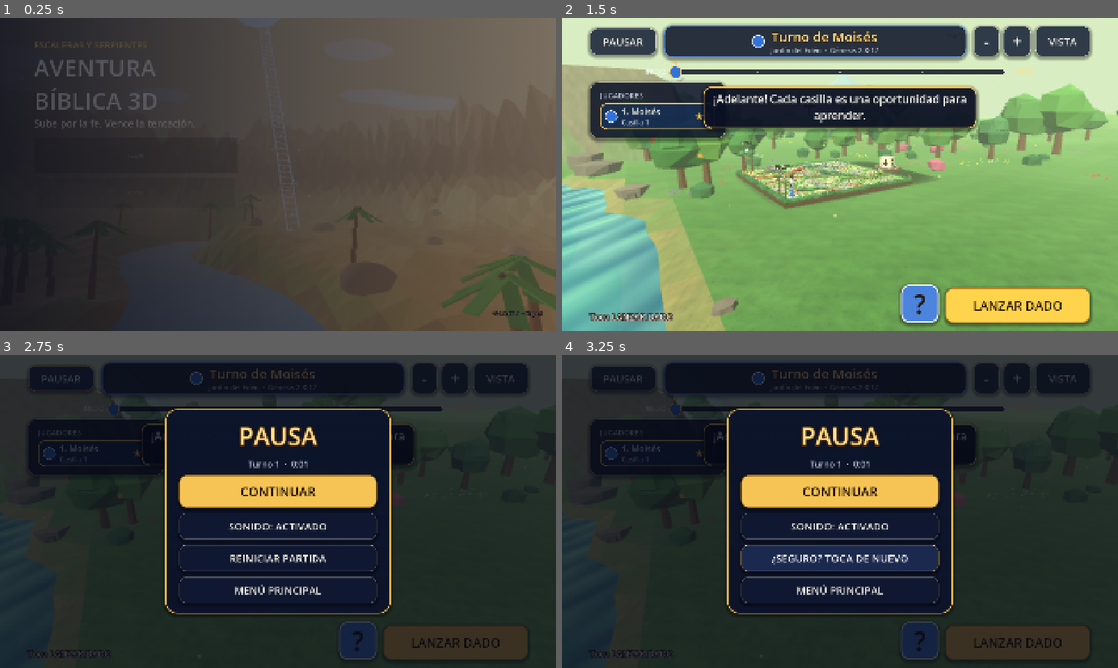
Above: before the commit, frames 1-4 (two rows, left to right).
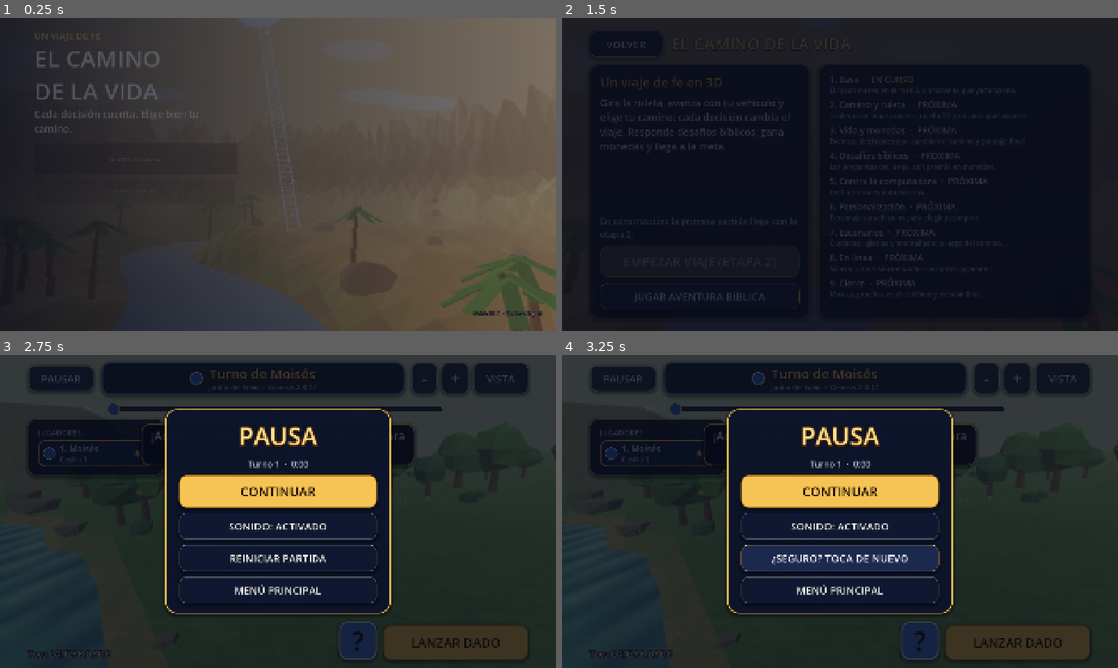
Above: after the commit, the same moments.

Repository: ahiopardini1522-sys/aventura-biblica-3d
Game: Godot game, scene res://scenes/menus/main_menu.tscn
The game is run twice, just before and just after one commit, with the same random seed, the same clock (stepped at 60 frames per second) and the same inputs.
Inputs (mouse positions are in pixels of both pictures, inside the frame that each line leads up to):
- Up to frame 1 (0.25 s): no input
- Up to frame 2 (1.5 s): click (695, 158) at 0.5 s, where only the run after the commit has a clickable "EL CAMINO DE LA VIDA"; click (701, 296) at 1.25 s, where only the run after the commit has a clickable "JUGAR AVENTURA BÍBLICA"
- Up to frame 3 (2.75 s): click "PAUSAR" at 2 s
- Up to frame 4 (3.25 s): click "REINICIAR PARTIDA" at 2.75 s

The runs differ from the first frame. In frame 1, 1.9% of the frame differs, in the area x 6-98%, y 4-96%; in frame 2, 90%, in the area x 0-100%, y 0-100%; in frame 3, 0.2%; in frame 4, 0.2%.

Commit message:
El Camino de la Vida, etapa 1: base del modo nuevo en el menú
Agrega la pantalla EL CAMINO DE LA VIDA y su botón en el menú principal, cambia
el nombre visible de la app y documenta el plan por etapas. AVENTURA BÍBLICA
(escaleras y serpientes) se conserva como modo; el identificador del paquete no cambia.

Co-Authored-By: Claude Fable 5.2 <noreply@anthropic.com>
Claude-Session: https://claude.ai/code/session_0152g8UQkfbWPFi5HvUf25eX

Diff:
--- a/project.godot
+++ b/project.godot
@@ -10,7 +10,7 @@
 
 [application]
 
-config/name="Aventura Bíblica 3D"
+config/name="El Camino de la Vida"
 config/description="Escaleras y serpientes bíblico en 3D para Android."
 config/version="0.4.0-alfa.1"
 run/main_scene="res://scenes/menus/main_menu.tscn"
--- /dev/null
+++ b/scenes/menus/life_screen.tscn
@@ -0,0 +1,114 @@
+[gd_scene format=3]
+
+[ext_resource type="Script" path="res://scripts/ui/life_screen.gd" id="1_life"]
+[ext_resource type="PackedScene" path="res://scenes/menus/menu_backdrop.tscn" id="2_backdrop"]
+[ext_resource type="PackedScene" path="res://scenes/interfaces/screen_header.tscn" id="3_header"]
+
+[node name="LifeScreen" type="Node"]
+script = ExtResource("1_life")
+
+[node name="Backdrop" parent="." instance=ExtResource("2_backdrop")]
+
+[node name="UI" type="CanvasLayer" parent="."]
+
+[node name="Root" type="Control" parent="UI"]
+layout_mode = 3
+anchors_preset = 15
+anchor_right = 1.0
+anchor_bottom = 1.0
+grow_horizontal = 2
+grow_vertical = 2
+mouse_filter = 2
+
+[node name="Shade" type="ColorRect" parent="UI/Root"]
+layout_mode = 1
+anchors_preset = 15
+anchor_right = 1.0
+anchor_bottom = 1.0
+grow_horizontal = 2
+grow_vertical = 2
+mouse_filter = 2
+color = Color(0.02, 0.04, 0.1, 0.45)
+
+[node name="Margin" type="MarginContainer" parent="UI/Root"]
+layout_mode = 1
+anchors_preset = 15
+anchor_right = 1.0
+anchor_bottom = 1.0
+grow_horizontal = 2
+grow_vertical = 2
+mouse_filter = 2
+theme_override_constants/margin_left = 96
+theme_override_constants/margin_top = 44
+theme_override_constants/margin_right = 96
+theme_override_constants/margin_bottom = 44
+
+[node name="VBox" type="VBoxContainer" parent="UI/Root/Margin"]
+layout_mode = 2
+mouse_filter = 2
+theme_override_constants/separation = 24
+
+[node name="Header" parent="UI/Root/Margin/VBox" instance=ExtResource("3_header")]
+layout_mode = 2
+title = "EL CAMINO DE LA VIDA"
+
+[node name="Content" type="HBoxContainer" parent="UI/Root/Margin/VBox"]
+layout_mode = 2
+size_flags_vertical = 3
+mouse_filter = 2
+theme_override_constants/separation = 32
+
+[node name="InfoPanel" type="PanelContainer" parent="UI/Root/Margin/VBox/Content"]
+unique_name_in_owner = true
+custom_minimum_size = Vector2(760, 0)
+layout_mode = 2
+
+[node name="Info" type="VBoxContainer" parent="UI/Root/Margin/VBox/Content/InfoPanel"]
+layout_mode = 2
+theme_override_constants/separation = 18
+
+[node name="IntroTitle" type="Label" parent="UI/Root/Margin/VBox/Content/InfoPanel/Info"]
+layout_mode = 2
+theme_type_variation = &"ValueLabel"
+text = "Un viaje de fe en 3D"
+
+[node name="IntroText" type="Label" parent="UI/Root/Margin/VBox/Content/InfoPanel/Info"]
+layout_mode = 2
+size_flags_vertical = 3
+text = "Gira la ruleta, avanza con tu vehículo y elige tu camino: cada decisión cambia el viaje. Responde desafíos bíblicos, gana monedas y llega a la meta."
+autowrap_mode = 3
+
+[node name="StatusLabel" type="Label" parent="UI/Root/Margin/VBox/Content/InfoPanel/Info"]
+layout_mode = 2
+theme_type_variation = &"DimLabel"
+text = "En construcción: la primera partida llega con la etapa 2."
+autowrap_mode = 3
+
+[node name="StartButton" type="Button" parent="UI/Root/Margin/VBox/Content/InfoPanel/Info"]
+unique_name_in_owner = true
+custom_minimum_size = Vector2(0, 112)
+layout_mode = 2
+theme_type_variation = &"PrimaryButton"
+disabled = true
+text = "EMPEZAR VIAJE"
+
+[node name="ClassicButton" type="Button" parent="UI/Root/Margin/VBox/Content/InfoPanel/Info"]
+unique_name_in_owner = true
+custom_minimum_size = Vector2(0, 92)
+layout_mode = 2
+text = "JUGAR AVENTURA BÍBLICA"
+
+[node name="StagePanel" type="PanelContainer" parent="UI/Root/Margin/VBox/Content"]
+unique_name_in_owner = true
+layout_mode = 2
+size_flags_horizontal = 3
+
+[node name="Scroll" type="ScrollContainer" parent="UI/Root/Margin/VBox/Content/StagePanel"]
+layout_mode = 2
+horizontal_scroll_mode = 0
+
+[node name="StageList" type="VBoxContainer" parent="UI/Root/Margin/VBox/Content/StagePanel/Scroll"]
+unique_name_in_owner = true
+layout_mode = 2
+size_flags_horizontal = 3
+theme_override_constants/separation = 12
--- a/scenes/menus/main_menu.tscn
+++ b/scenes/menus/main_menu.tscn
@@ -71,55 +71,61 @@
 theme_type_variation = &"SubtitleLabel"
 theme_override_colors/font_color = Color(0.96, 0.77, 0.33, 1)
 theme_override_font_sizes/font_size = 32
-text = "ESCALERAS Y SERPIENTES"
+text = "UN VIAJE DE FE"
 
 [node name="TitleLabel" type="Label" parent="UI/Root/Margin/Left/TitleBlock"]
 unique_name_in_owner = true
 layout_mode = 2
 theme_type_variation = &"TitleLabel"
 theme_override_font_sizes/font_size = 80
-text = "AVENTURA
-BÍBLICA 3D"
+text = "EL CAMINO
+DE LA VIDA"
 
 [node name="TaglineLabel" type="Label" parent="UI/Root/Margin/Left/TitleBlock"]
 layout_mode = 2
 theme_type_variation = &"SubtitleLabel"
 theme_override_font_sizes/font_size = 34
-text = "Sube por la fe. Vence la tentación."
+text = "Cada decisión cuenta. Elige bien tu camino."
 autowrap_mode = 3
 
 [node name="Buttons" type="VBoxContainer" parent="UI/Root/Margin/Left"]
 layout_mode = 2
-theme_override_constants/separation = 14
+theme_override_constants/separation = 12
+
+[node name="LifeButton" type="Button" parent="UI/Root/Margin/Left/Buttons"]
+unique_name_in_owner = true
+custom_minimum_size = Vector2(0, 112)
+layout_mode = 2
+theme_type_variation = &"PrimaryButton"
+text = "EL CAMINO DE LA VIDA"
 
 [node name="PlayButton" type="Button" parent="UI/Root/Margin/Left/Buttons"]
 unique_name_in_owner = true
-custom_minimum_size = Vector2(0, 124)
+custom_minimum_size = Vector2(0, 88)
 layout_mode = 2
-theme_type_variation = &"PrimaryButton"
-text = "JUGAR"
+text = "AVENTURA BÍBLICA"
 
 [node name="MapsButton" type="Button" parent="UI/Root/Margin/Left/Buttons"]
 unique_name_in_owner = true
-custom_minimum_size = Vector2(0, 104)
+custom_minimum_size = Vector2(0, 88)
 layout_mode = 2
 text = "MAPAS"
 
 [node name="MultiplayerButton" type="Button" parent="UI/Root/Margin/Left/Buttons"]
 unique_name_in_owner = true
-custom_minimum_size = Vector2(0, 104)
+custom_minimum_size = Vector2(0, 88)
 layout_mode = 2
 text = "MULTIJUGADOR"
 
 [node name="CharactersButton" type="Button" parent="UI/Root/Margin/Left/Buttons"]
 unique_name_in_owner = true
-custom_minimum_size = Vector2(0, 104)
+custom_minimum_size = Vector2(0, 88)
 layout_mode = 2
 text = "PERSONAJES"
 
 [node name="SettingsButton" type="Button" parent="UI/Root/Margin/Left/Buttons"]
 unique_name_in_owner = true
-custom_minimum_size = Vector2(0, 104)
+custom_minimum_size = Vector2(0, 88)
 layout_mode = 2
 text = "CONFIGURACIÓN"
 
--- a/scripts/game/scene_router.gd
+++ b/scripts/game/scene_router.gd
@@ -7,6 +7,7 @@
 ## Todas las pantallas del juego. Cada clave se usa con SceneRouter.go_to("clave").
 const SCENES: Dictionary = {
 	"main_menu": "res://scenes/menus/main_menu.tscn",
+	"life": "res://scenes/menus/life_screen.tscn",
 	"world": "res://scenes/menus/world_screen.tscn",
 	"maps": "res://scenes/menus/maps_screen.tscn",
 	"multiplayer": "res://scenes/menus/multiplayer_screen.tscn",
--- /dev/null
+++ b/scripts/ui/life_screen.gd
@@ -0,0 +1,60 @@
+extends ScreenBase
+## EL CAMINO DE LA VIDA (etapa 1, base): pantalla de entrada del modo nuevo.
+## Todavía no hay partida: muestra qué será el modo y en qué etapa va su desarrollo.
+## El juego de escaleras y serpientes (AVENTURA BÍBLICA) sigue disponible en el menú principal.
+
+## Etapa en la que está el desarrollo (1 = base). Las anteriores se muestran como hechas.
+const CURRENT_STAGE := 1
+## Plan del modo, en orden. "title" es lo que ve el jugador; "text", qué incluye.
+const STAGES: Array = [
+	{"title": "Base", "text": "El modo nuevo en el menú, sin tocar lo que ya funciona."},
+	{"title": "Camino y ruleta", "text": "Tablero con bifurcaciones, ruleta 3D y un auto que avanza."},
+	{"title": "Vida y monedas", "text": "Eventos, decisiones que cambian el camino y puntaje final."},
+	{"title": "Desafíos bíblicos", "text": "Las preguntas del juego, con premio en monedas."},
+	{"title": "Contra la computadora", "text": "De 1 a 3 rivales automáticos."},
+	{"title": "Personalización", "text": "Personajes y vehículos para elegir y comprar."},
+	{"title": "Escenarios", "text": "Ciudades, iglesias y montañas a lo largo del camino."},
+	{"title": "En línea", "text": "Salas y turnos sincronizados con otros jugadores."},
+	{"title": "Cierre", "text": "Música, pruebas en el teléfono y versión final."},
+]
+
+
+func _ready() -> void:
+	for index in STAGES.size():
+		%StageList.add_child(_build_stage_row(index))
+	%StartButton.disabled = true
+	%StartButton.text = "EMPEZAR VIAJE (ETAPA 2)"
+	%ClassicButton.pressed.connect(_on_classic_pressed)
+	UiFx.fade_scale_in([%InfoPanel, %StagePanel], 0.1, 0.45)
+
+
+## Una fila de la lista: número, nombre de la etapa y su estado.
+func _build_stage_row(index: int) -> Control:
+	var stage: Dictionary = STAGES[index]
+	var number: int = index + 1
+	var row := VBoxContainer.new()
+	row.add_theme_constant_override("separation", 0)
+	var title := Label.new()
+	var mark: String = "PRÓXIMA"
+	if number < CURRENT_STAGE:
+		mark = "HECHA"
+	elif number == CURRENT_STAGE:
+		mark = "EN CURSO"
+	title.text = "%d. %s  ·  %s" % [number, str(stage["title"]), mark]
+	title.add_theme_font_size_override("font_size", 30)
+	if number <= CURRENT_STAGE:
+		title.add_theme_color_override("font_color", UiTheme.GOLD_LIGHT)
+	row.add_child(title)
+	var text := Label.new()
+	text.theme_type_variation = &"DimLabel"
+	text.text = str(stage["text"])
+	text.add_theme_font_size_override("font_size", 24)
+	text.autowrap_mode = TextServer.AUTOWRAP_WORD_SMART
+	row.add_child(text)
+	return row
+
+
+## Mientras el Camino no sea jugable, este botón abre el juego de escaleras y serpientes.
+func _on_classic_pressed() -> void:
+	GameState.ensure_valid_selection()
+	SceneRouter.go_to("board")
--- a/scripts/ui/main_menu.gd
+++ b/scripts/ui/main_menu.gd
@@ -1,20 +1,22 @@
 extends ScreenBase
-## Menú principal: título, cinco botones y animación de entrada.
+## Menú principal: título, seis botones y animación de entrada.
+## EL CAMINO DE LA VIDA es el modo principal; AVENTURA BÍBLICA (escaleras y serpientes) se conserva.
 ## Cada botón lleva a su pantalla mediante SceneRouter.
 
 
 func _ready() -> void:
+	%LifeButton.pressed.connect(SceneRouter.go_to.bind("life"))
 	%PlayButton.pressed.connect(_on_play_pressed)
 	%MapsButton.pressed.connect(SceneRouter.go_to.bind("world"))
 	%MultiplayerButton.pressed.connect(SceneRouter.go_to.bind("multiplayer"))
 	%CharactersButton.pressed.connect(SceneRouter.go_to.bind("characters"))
 	%SettingsButton.pressed.connect(SceneRouter.go_to.bind("settings"))
 	var version: String = str(ProjectSettings.get_setting("application/config/version", "0.4.0-alfa.1"))
-	%VersionLabel.text = "v%s  ·  Etapa 4" % version
-	UiFx.fade_scale_in([%TitleBlock, %PlayButton, %MapsButton, %MultiplayerButton,
+	%VersionLabel.text = "v%s  ·  Camino: etapa 1" % version
+	UiFx.fade_scale_in([%TitleBlock, %LifeButton, %PlayButton, %MapsButton, %MultiplayerButton,
 			%CharactersButton, %SettingsButton], 0.08, 0.5)
 	# Mensaje de arranque: sirve para comprobar el inicio en CI y con "adb logcat".
-	print("Aventura Bíblica 3D v%s: menú principal listo" % version)
+	print("El Camino de la Vida v%s: menú principal listo" % version)
 
 
 func _on_play_pressed() -> void:
--- a/tools/capture_screens.gd
+++ b/tools/capture_screens.gd
@@ -8,7 +8,7 @@
 ## Además de los menús, juega unos turnos de verdad en el tablero (con tiradas forzadas) para
 ## fotografiar el dado, una escalera, una serpiente, un desafío, la pausa y la victoria.
 
-const SCREENS := ["main_menu", "maps", "multiplayer", "characters", "settings", "board"]
+const SCREENS := ["main_menu", "life", "maps", "multiplayer", "characters", "settings", "board"]
 const TIME_LIMIT := 480.0
 ## Mundos de los que se toman capturas del escenario 3D (vista normal, baja y lateral).
 const SCENERY_MAPS := ["eden", "arca_noe", "egipto_exodo", "desierto_sinai", "monte_sinai", "jerusalen", "belen"]
--- a/tools/smoke_test.gd
+++ b/tools/smoke_test.gd
@@ -29,6 +29,7 @@
 ## teléfono real.
 
 const MENU_BUTTONS := {
+	"LifeButton": "life",
 	"MapsButton": "world",
 	"MultiplayerButton": "multiplayer",
 	"CharactersButton": "characters",
@@ -1857,7 +1858,7 @@
 	if menu == null:
 		return
 	_check(menu.get_node_or_null("%TitleBlock") != null, "el menú muestra el bloque del título")
-	for button_name in ["PlayButton", "MapsButton", "MultiplayerButton", "CharactersButton", "SettingsButton"]:
+	for button_name in ["LifeButton", "PlayButton", "MapsButton", "MultiplayerButton", "CharactersButton", "SettingsButton"]:
 		var button := menu.get_node_or_null("%" + button_name) as Button
 		_check(button != null and not button.text.is_empty() and not button.disabled, "botón %s existe y está activo" % button_name)
 
@@ -1904,6 +1905,8 @@
 
 func _test_screen(key: String) -> void:
 	match key:
+		"life":
+			_test_life_screen()
 		"world":
 			await _test_world_screen()
 		"maps":
@@ -1914,6 +1917,21 @@
 			_test_characters_screen()
 		"settings":
 			_test_settings_screen()
+
+
+## EL CAMINO DE LA VIDA (etapa 1): la pantalla del modo nuevo muestra el plan y sus etapas.
+func _test_life_screen() -> void:
+	var scene: Node = current_scene
+	var list := scene.get_node_or_null("%StageList") as VBoxContainer
+	_check(list != null, "la pantalla del Camino tiene la lista de etapas")
+	if list == null:
+		return
+	var constants: Dictionary = (scene.get_script() as Script).get_script_constant_map()
+	var stages: Array = constants.get("STAGES", [])
+	_check(stages.size() >= 8, "el Camino declara sus etapas (%d)" % stages.size())
+	_check(list.get_child_count() == stages.size(), "la lista muestra una fila por etapa")
+	var start := scene.get_node_or_null("%StartButton") as Button
+	_check(start != null and start.disabled, "EMPEZAR VIAJE existe y sigue bloqueado hasta la etapa 2")
 
 
 # ---------------------------------------------------------------- Conexión en línea (fase 4.1)
Not shown, changed: export_presets.cfg
Not shown, added: docs/camino/PLAN.md
